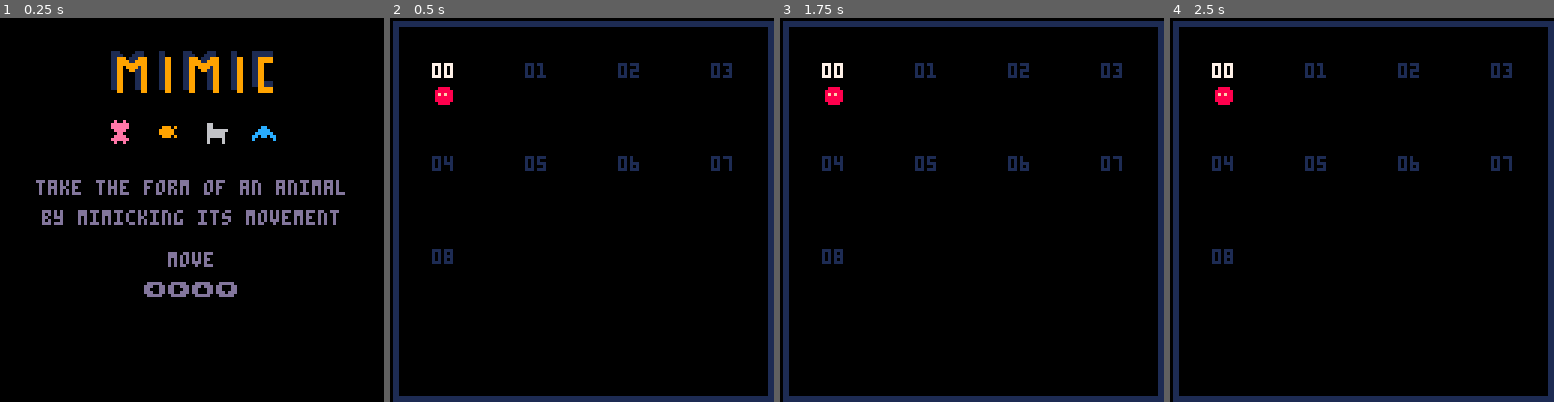
Above: before the commit, frames 1-4 (left to right).
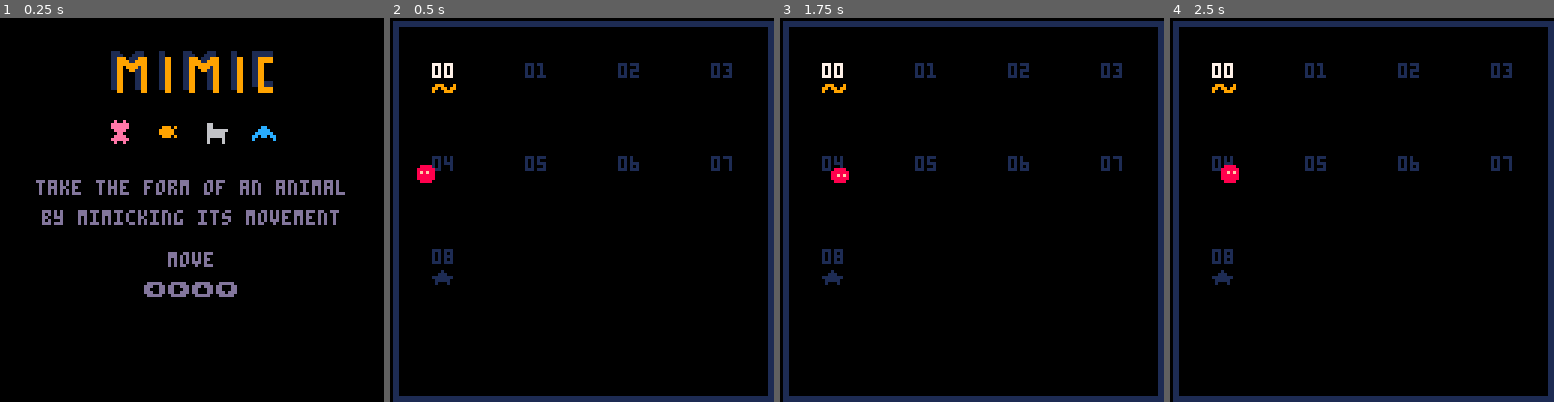
Above: after the commit, the same moments.

Repository: sourencho/mimic
Game: PICO-8 cartridge mimic.p8
Two runs of this game, one before a commit and one after it. Both use one fixed random seed, a clock stepped at 60 frames per second and the inputs below.
Inputs:
- Up to frame 1 (0.25 s): no input
- Up to frame 2 (0.5 s): tap X (X key) at 0.33 s
- Up to frame 3 (1.75 s): tap O (Z key) at 0.7, 1.7 s; tap X (X key) at 1.07 s; hold Right from 1.6 s (still down)
- Up to frame 4 (2.5 s): tap X (X key) at 1.85 s; release Right at 2.1 s; tap O (Z key) at 2.1 s; hold Up 2.15-2.42 s; hold Right from 2.47 s (still down)

Frame 1 is identical in both runs. In frame 2, 0.6% of the frame differs, in the area x 7-18%, y 17-70%; in frame 3, 0.5%; in frame 4, 0.6%.

Commit message:
Add nicer level splash

Diff:
--- a/mimic.p8
+++ b/mimic.p8
@@ -996,9 +996,9 @@
     --cls(7)
     local txt_clr
     local box_clr = 1
-    local margin = 2
-    local padding = 1
-    local size = 29
+    local margin = 3
+    local padding = 2
+    local size = 27
     local row = 0
     local col = 0
     local x, y
@@ -1022,13 +1022,23 @@
         -- rect(x + padding, y + padding, x + size, y + size, box_clr)
         -- circ(x + padding + size/2, y + padding + size/2, size / 2, box_clr)
         print(level_text, x + size/2 - 2, y + size/2 - 1, txt_clr)
-        if (i == l) spr(pl.spr, x + size/2 - 2, y + size/2 + 6)
+
+        if i == l and l != level_count-1 then
+            spr(58, x + size/2 - 2, y + size/2 + 5)
+        end
+
+        if i == level_count-1 then
+            local win_clr = 1
+            if (i == l) win_clr = 10
+            print('★', x + size/2 - 2, y + size/2 + 6, win_clr)
+        end
 
         -- update
         row += 1
         col = flr(row / 4)
     end
     draw_particles()
+    draw_actor(pl)
 end
 
 function draw_level_splash(l)
@@ -1291,9 +1301,9 @@
 011990999919900011990000000119900119900000000000000000000600006000600060000000000000000000044400aaa00000200200002002000000000000
 01199009911990001199000000011990011990000000000000000000060000600066006600000000000000000000400000000000220220002202200000000000
 01199000011990001199000000011990011990000000000000000000000000000000000000000000000000000000000000000000000000000000000000000000
-011990000119900011990000000119900119900000b00bb0000b00b0000000000000000000000000000000000000000000000000000000000000000999000900
-011990000119900011990000000119900119900000bbbb00000bbbb0000000000000000000000000000000000000000000000000000000000000009909909900
-0119900001199000119911101111199001199000bbbbbb000bbbbbb0000000000000000000000000000000000000000000000000000000000000009000999000
+011990000119900011990000000119900119900000b00bb0000b00b0000000000000000000000000099900090000000000000000000000000000000999000900
+011990000119900011990000000119900119900000bbbb00000bbbb0000000000000000000000000990990990000000000000000000000000000009909909900
+0119900001199000119911101111199001199000bbbbbb000bbbbbb0000000000000000000000000900099900000000000000000000000000000009000999000
 0119900001199000119911101111199001199000bbbbbb000bbbbbb0000000000000000000000000000000000000000000000000000000000000000000000000
 011990000119900000999990009999900119900000bbbb00000bbbb0000000000000000000000000000000000000000000000000000000000000000000000000
 000990000009900000999990009999900009900000b00bb0000b00b0000000000000000000000000000000000000000000000000000000000000000000000000
@@ -1525,7 +1535,7 @@
 
 
 __gff__
-0000000000000000000104100404000000000000000000000002000101000000000000000000000000020201000000000000000000000000000202000000000008101040404040020202020202020008040424404040400202020202000000080101214040404002020202020202000810101040404040020202022424212108
+0000000000000000000104100404000000000000000000000002000101000000000000000000000000020201000000000000000000000000000200000000000008101040404040020202020202020008040424404040400202020202000000080101214040404002020202020202000810101040404040020202022424212108
 0808080808080808080808080808080802020202020000000800000000000000020202020000000000000000000000000202020200000000000000000000000000000000000000000000000000000000000000000000000000000000000000000000000000000000000000000000000000000000000000000000000000000000
 __map__
 60606060606060606060606060606060000000000000000000000000000000004141714161610b0b0b720b0b700b0b0b0000000000000000000000000000000060616162606060606060606060616060000000000000000000000000000000005760616161616060606061616060606100000000000000000000000000000000
